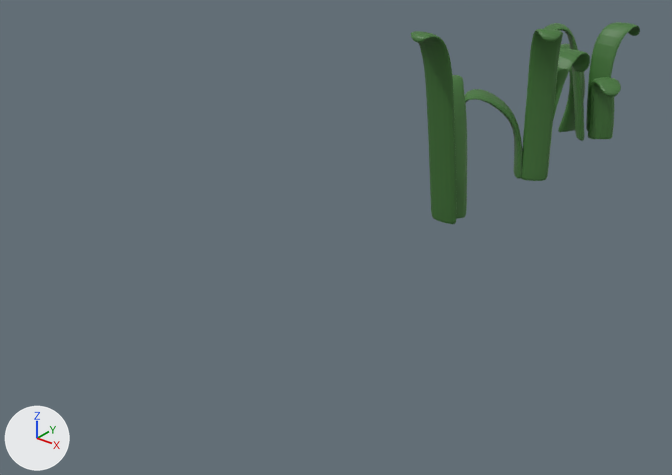
An edit to the Blender file blender_saves/grass.blend, drawn before and after from the same camera.
The view is the same before and after, from a 50 mm lens placed at (15.2, -24.8, 13.4), pointed at (-1.8, -3.6, 0.3). Lighting does not change. The marker at lower left points along +X, +Y and +Z.
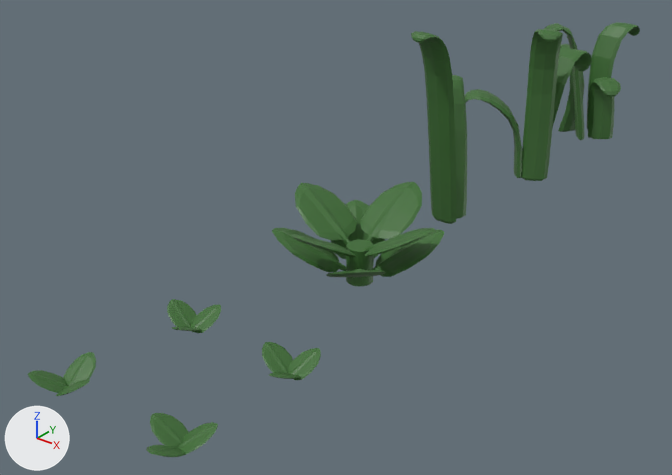
Location of each change, (x1, y1, x2, y2) in pixels of the pictures (672 x 475 px):
'grass4', added (green)
    after: (272, 182, 444, 287)
'Cube.004', modifiers changed
    both: (521, 29, 563, 181)
'feuille.003', added (green)
    after: (146, 413, 218, 457)
'Cube.007', modifiers changed
    before: (586, 22, 640, 131)
    after: (587, 22, 640, 130)
'feuille.001', added (green)
    after: (262, 342, 321, 380)
'feuille.002', added (green)
    after: (28, 352, 96, 396)
'feuille.005', added (green)
    after: (167, 299, 221, 333)
'Cube.002', moved
    before: (552, 48, 590, 123)
    after: (552, 48, 592, 128)

Diff of the bpy script that builds the scene:
```diff
--- a/blender_saves/grass.blend.py
+++ b/blender_saves/grass.blend.py
@@ me_cube_016 @@
+me_cube_016.from_pydata(...)  # 318 vertices, 210 faces; spans x -2.0..1.5, y -2.0..1.8, z -1.0..18.1
+me_cube_016.materials.append(mat_grass)  # dark green #437538
@@ me_cylinder @@
+me_cylinder.from_pydata(...)  # 752 vertices, 627 faces; spans x -6.4..6.16, y -6.63..6.5, z -1.0..3.08
+me_cylinder.materials.append(mat_grass)  # dark green #437538
@@ ob_cube_002 @@
 ob_cube_002 = bpy.data.objects.new('Cube.002', me_cube_003)
-ob_cube_002.location = (0.21, 5.89, 0.0)
+ob_cube_002.location = (0.21, 6.03, 0.0)
 ob_cube_002.rotation_euler = (0.0, 0.0, -3.48)  # degrees (0, 0, -199)
@@ ob_cube_004 @@
 ob_cube_004.rotation_euler = (-0.192, -0.00814, 0.585)  # degrees (-11, -0.5, 34)
-_m = ob_cube_004.modifiers.new('Subdivision', 'SUBSURF')
@@ ob_cube_007 @@
 ob_cube_007.scale = (1.0, 1.0, 0.676)
-_m = ob_cube_007.modifiers.new('Subdivision', 'SUBSURF')
@@ ob_feuille_003 @@
+ob_feuille_003 = bpy.data.objects.new('feuille.003', me_cube_016)
+ob_feuille_003.location = (1.83, -14.12, 0.1)
+ob_feuille_003.rotation_euler = (0.0, -0.518, -1.388)  # degrees (0, -30, -80)
+ob_feuille_003.scale = (0.42, 0.42, 0.042)
@@ ob_feuille_002 @@
+ob_feuille_002 = bpy.data.objects.new('feuille.002', me_cube_016.copy())
+ob_feuille_002.location = (-2.2, -13.46, 0.1)
+ob_feuille_002.rotation_euler = (0.0, -0.518, -4.549)  # degrees (0, -30, -261)
+ob_feuille_002.scale = (0.42, 0.42, 0.042)
@@ ob_feuille_001 @@
+ob_feuille_001 = bpy.data.objects.new('feuille.001', me_cube_016.copy())
+ob_feuille_001.location = (1.38, -9.88, 0.1)
+ob_feuille_001.rotation_euler = (0.0, -0.518, -9.624)  # degrees (0, -30, 169)
+ob_feuille_001.scale = (0.42, 0.42, 0.042)
@@ ob_feuille_005 @@
+ob_feuille_005 = bpy.data.objects.new('feuille.005', me_cube_016.copy())
+ob_feuille_005.location = (-2.2, -9.88, 0.1)
+ob_feuille_005.rotation_euler = (0.0, -0.518, -3.324)  # degrees (0, -30, -190)
+ob_feuille_005.scale = (0.42, 0.42, 0.042)
@@ ob_grass4 @@
+ob_grass4 = bpy.data.objects.new('grass4', me_cylinder)
+ob_grass4.location = (-0.18, -4.41, 0.23)
+ob_grass4.scale = (0.417, 0.417, 0.597)
```
